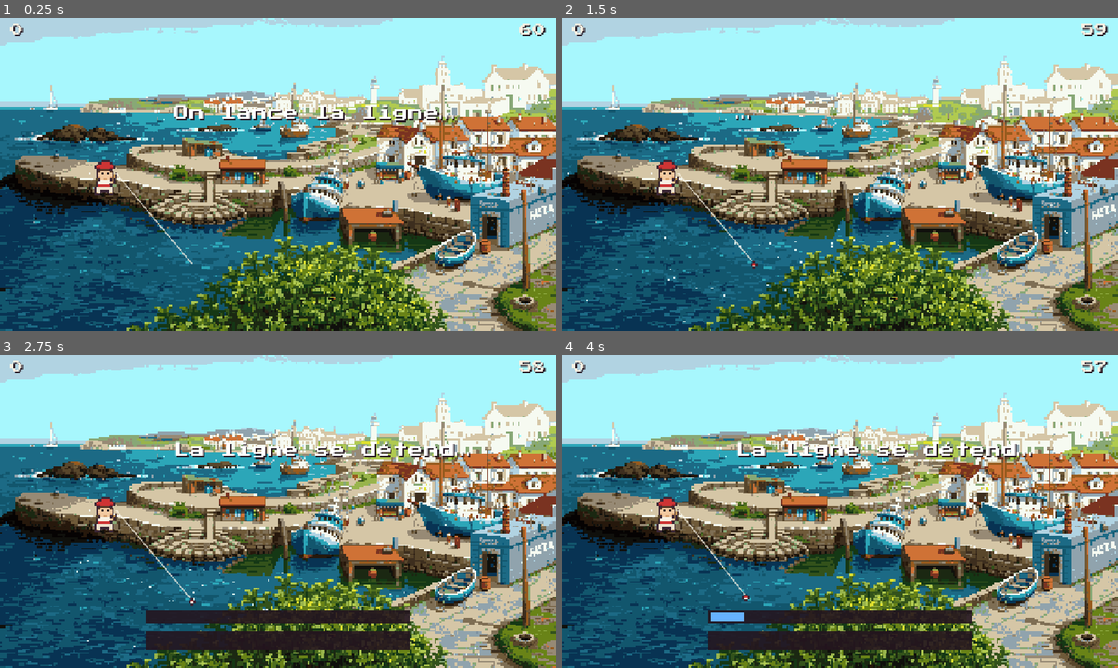
Above: before the commit, frames 1-4 (two rows, left to right).
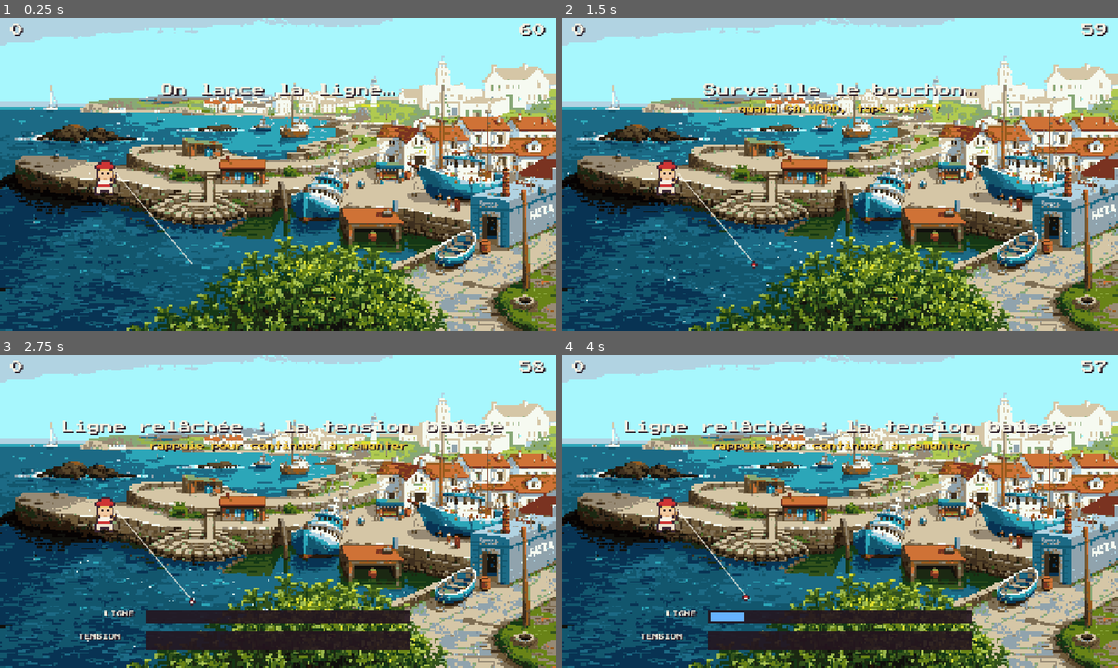
Above: after the commit, the same moments.

Repository: julienott/miarritze
Game: Godot game, scene res://src/challenges/fishing/fishing.tscn
Two runs of this game, one before a commit and one after it. Both use one fixed random seed, a clock stepped at 60 frames per second and the inputs below. This scene is started directly instead of the project's main scene.
Inputs (mouse positions are in pixels of both pictures, inside the frame that each line leads up to):
- Up to frame 1 (0.25 s): no input
- Up to frame 2 (1.5 s): tap Enter at 0.5 s; move the mouse to (962, 158) at 0.52 s; click (962, 158) at 0.67 s; tap Space at 0.77, 1.25 s; drag from (728, 190) to (812, 237) at 1.27 s
- Up to frame 3 (2.75 s): move the mouse to (333, 442) at 2.02 s; click (333, 442) at 2.17 s
- Up to frame 4 (4 s): drag from (812, 574) to (673, 464) at 2.77 s; move the mouse to (1006, 558) at 3.52 s; click (1006, 558) at 3.67 s; tap Space at 3.77 s

The runs differ from the first frame. In frame 1, 1.8% of the frame differs, in the area x 17-82%, y 20-50%; in frame 2, 1.5%; in frame 3, 3.1%, in the area x 11-91%, y 20-92%; in frame 4, 3.1%.

Commit message:
feat: pêche guidée + Louis blond
- pêche : consignes à chaque étape (surveille le bouchon / TAPE ! /
  MAINTIENS le doigt / relâche), jauges étiquetées LIGNE et TENSION,
  fenêtre de ferrage élargie à 1,3 s
- Louis : cheveux blonds sous le béret (comme le vrai)

Co-Authored-By: Claude Fable 5 <noreply@anthropic.com>
Claude-Session: https://claude.ai/code/session_01FJjP4PboXtDyvuDVFYTiia

Diff:
--- a/src/challenges/fishing/fishing.gd
+++ b/src/challenges/fishing/fishing.gd
@@ -12,7 +12,7 @@
 @export var cast_duration: float = 0.8
 @export var bite_delay_min: float = 0.6
 @export var bite_delay_max: float = 2.2
-@export var bite_window: float = 1.0
+@export var bite_window: float = 1.3
 @export var reel_rate: float = 0.22
 @export var slack_rate: float = 0.06
 @export var tension_up_rate: float = 0.55
@@ -38,6 +38,8 @@
 var _line: Line2D
 var _caught_sprite: Sprite2D = null
 var _status_label: Label
+var _hint_label: Label
+var _bar_labels: Array[Label] = []
 var _tension_bar: ColorRect
 var _tension_fill: ColorRect
 var _progress_bar: ColorRect
@@ -61,9 +63,21 @@
 	add_child(_bobber)
 
 	_status_label = Label.new()
-	_status_label.add_theme_font_size_override(&"font_size", 36)
-	_status_label.position = Vector2(400.0, 200.0)
+	_status_label.add_theme_font_size_override(&"font_size", 30)
+	_status_label.add_theme_color_override(&"font_color", Color(0.97, 0.95, 0.89))
+	_status_label.position = Vector2(140.0, 150.0)
+	_status_label.custom_minimum_size = Vector2(1000.0, 0.0)
+	_status_label.horizontal_alignment = HORIZONTAL_ALIGNMENT_CENTER
 	add_child(_status_label)
+	_hint_label = Label.new()
+	_hint_label.add_theme_font_size_override(&"font_size", 18)
+	_hint_label.add_theme_color_override(&"font_color", Color(0.95, 0.78, 0.24))
+	_hint_label.position = Vector2(140.0, 200.0)
+	_hint_label.custom_minimum_size = Vector2(1000.0, 0.0)
+	_hint_label.horizontal_alignment = HORIZONTAL_ALIGNMENT_CENTER
+	add_child(_hint_label)
+	_add_bar_label("LIGNE", Vector2(240.0, 588.0))
+	_add_bar_label("TENSION", Vector2(180.0, 640.0))
 
 	_tension_bar = _make_bar(Vector2(336.0, 636.0), Vector2(608.0, 44.0), Color(0.14, 0.08, 0.12, 0.9))
 	_tension_fill = _make_bar(Vector2(342.0, 642.0), Vector2(0.0, 32.0), Color(0.3, 0.85, 0.3))
@@ -109,6 +123,8 @@
 	var fighting: bool = _fsm.current_name == &"reel" or _fsm.current_name == &"slack"
 	for bar: ColorRect in [_tension_bar, _tension_fill, _progress_bar, _progress_fill]:
 		bar.visible = fighting
+	for label: Label in _bar_labels:
+		label.visible = fighting
 	if fighting:
 		_tension_fill.size.x = 596.0 * clampf(_tension, 0.0, 1.0)
 		if _tension >= red_zone:
@@ -139,8 +155,20 @@
 	return bar
 
 
-func set_status(text: String) -> void:
+func set_status(text: String, hint: String = "") -> void:
 	_status_label.text = text
+	_hint_label.text = hint
+
+
+func _add_bar_label(text: String, label_position: Vector2) -> void:
+	var label: Label = Label.new()
+	label.text = text
+	label.add_theme_font_size_override(&"font_size", 14)
+	label.add_theme_color_override(&"font_color", Color(0.97, 0.95, 0.89))
+	label.position = label_position
+	label.visible = false
+	add_child(label)
+	_bar_labels.append(label)
 
 
 func show_catch() -> void:
@@ -185,7 +213,7 @@
 		var fishing: Fishing = machine.owner_node as Fishing
 		_wait_left = randf_range(fishing.bite_delay_min, fishing.bite_delay_max)
 		_biting = false
-		fishing.set_status("…")
+		fishing.set_status("Surveille le bouchon…", "quand ÇA MORD, tape vite !")
 
 	func update(delta: float) -> void:
 		var fishing: Fishing = machine.owner_node as Fishing
@@ -194,14 +222,14 @@
 			if _wait_left <= 0.0:
 				_biting = true
 				_window_left = fishing.bite_window
-				fishing.set_status("ÇA MORD ! TAPE !")
+				fishing.set_status("ÇA MORD !", "TAPE MAINTENANT !")
 				AudioManager.sfx(&"bite")
 		else:
 			# le bouchon s'agite frénétiquement
 			fishing._bobber.position += Vector2(0.0, 4.0 * sin(_window_left * 40.0))
 			_window_left -= delta
 			if _window_left <= 0.0:
-				fishing.set_status("Trop tard…")
+				fishing.set_status("Trop tard, il est parti…", "sois plus rapide au prochain !")
 				machine.transition_to(&"cast")
 
 	func handle_tap(_position: Vector2) -> void:
@@ -220,7 +248,7 @@
 		var fishing: Fishing = machine.owner_node as Fishing
 		if previous != &"slack":
 			_red_time = 0.0
-		fishing.set_status("On remonte ! (%s)" % fishing._fish["name"])
+		fishing.set_status("Un %s a mordu !" % fishing._fish["name"], "MAINTIENS le doigt appuyé — mais pas trop longtemps !")
 
 	func update(delta: float) -> void:
 		var fishing: Fishing = machine.owner_node as Fishing
@@ -244,7 +272,7 @@
 class SlackState extends State:
 	func enter(_previous: StringName) -> void:
 		var fishing: Fishing = machine.owner_node as Fishing
-		fishing.set_status("La ligne se détend…")
+		fishing.set_status("Ligne relâchée : la tension baisse", "rappuie pour continuer à remonter")
 
 	func update(delta: float) -> void:
 		var fishing: Fishing = machine.owner_node as Fishing
@@ -261,7 +289,7 @@
 	func enter(_previous: StringName) -> void:
 		var fishing: Fishing = machine.owner_node as Fishing
 		_time_left = 1.0
-		fishing.set_status("Oh non, la ligne a casse !")
+		fishing.set_status("Oh non, la ligne a cassé !", "reste dans le vert et l'orange, évite le rouge")
 		AudioManager.sfx(&"snap")
 
 	func update(delta: float) -> void:
@@ -279,7 +307,7 @@
 		var points: int = fishing._fish["points"]
 		fishing.add_score(points)
 		fishing.show_catch()
-		fishing.set_status("%s ! +%d" % [fishing._fish["name"], points])
+		fishing.set_status("%s attrapé ! +%d points" % [fishing._fish["name"], points])
 		AudioManager.sfx(&"landed")
 
 	func update(delta: float) -> void:
Binary file changed: assets/sprites/louis.png
Not shown, changed: tools/gen_louis.py
